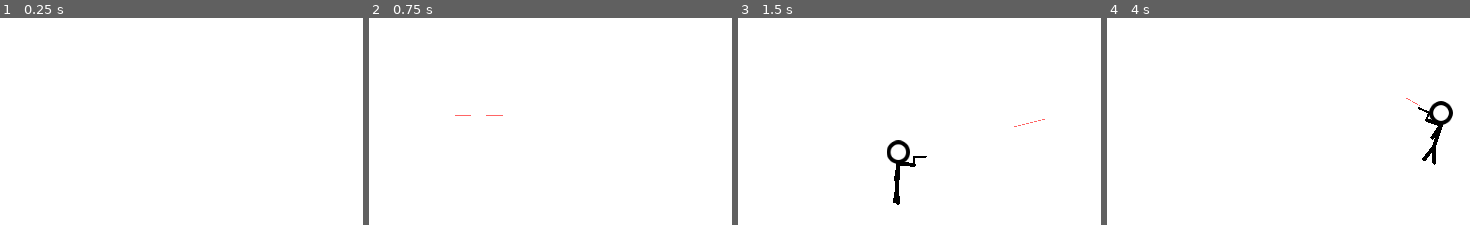
Above: before the commit, frames 1-4 (left to right).
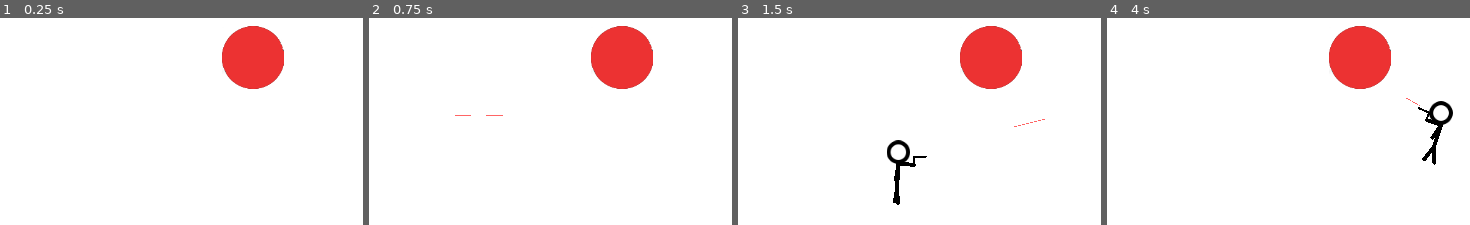
Above: after the commit, the same moments.

Repository: illogicalapple/stickmaniac
Game: Godot game, scene res://Root.tscn
The game is run twice, just before and just after one commit, with the same random seed, the same clock (stepped at 60 frames per second) and the same inputs.
Inputs:
- Up to frame 1 (0.25 s): no input
- Up to frame 2 (0.75 s): tap Enter at 0.5 s; hold Right (ui_right) from 0.53 s (still down); hold Space (pew_pew) from 0.53 s (still down)
- Up to frame 3 (1.5 s): release Right (ui_right) at 1.28 s; release Space (pew_pew) at 1.28 s; hold Down (ui_down) from 1.28 s (still down); tap Space (pew_pew) at 1.35 s
- Up to frame 4 (4 s): release Down (ui_down) at 2.03 s; hold Right (ui_right) 2.03-2.78 s; hold Space (pew_pew) 2.03-2.78 s; hold Up (ui_up) 2.78-3.53 s; tap Space (pew_pew) at 2.85 s; tap Enter at 3.5 s; hold Left (ui_left) from 3.53 s (still down); hold Space (pew_pew) from 3.53 s (still down)
The pictures show only the part of the screen within x 43-93%, y 21-71%; the shares and areas given below are measured in that part.

The runs differ from the first frame. In frame 1, 4.2% of the frame differs, in the area x 61-79%, y 3-35%; in frame 2, 4.2%; in frame 3, 4.2%; in frame 4, 4.2%.

Commit message:
some enemy stuff
just red circle that does nothing

Diff:
--- a/Root.tscn
+++ b/Root.tscn
@@ -1,9 +1,10 @@
-[gd_scene load_steps=5 format=2]
+[gd_scene load_steps=6 format=2]
 
 [ext_resource path="res://Root.gd" type="Script" id=1]
 [ext_resource path="res://stickmin/Stickmin.tscn" type="PackedScene" id=2]
 [ext_resource path="res://spawners/Spawners.tscn" type="PackedScene" id=3]
 [ext_resource path="res://GUI.tscn" type="PackedScene" id=4]
+[ext_resource path="res://enemy/Enemy.tscn" type="PackedScene" id=5]
 
 [node name="Root" type="Node"]
 script = ExtResource( 1 )
@@ -15,3 +16,6 @@
 [node name="Stickmin" parent="." instance=ExtResource( 2 )]
 
 [node name="Spawners" parent="." instance=ExtResource( 3 )]
+
+[node name="Enemy" parent="." instance=ExtResource( 5 )]
+position = Vector2( 822, 231 )
--- /dev/null
+++ b/enemy/Enemy.tscn
@@ -0,0 +1,15 @@
+[gd_scene load_steps=3 format=2]
+
+[ext_resource path="res://enemy/enemy.png" type="Texture" id=1]
+
+[sub_resource type="CircleShape2D" id=1]
+radius = 39.5601
+
+[node name="Enemy" type="KinematicBody2D"]
+
+[node name="Sprite" type="Sprite" parent="."]
+scale = Vector2( 0.8, 0.8 )
+texture = ExtResource( 1 )
+
+[node name="EnemyShape" type="CollisionShape2D" parent="."]
+shape = SubResource( 1 )
Binary file added: enemy/enemy.png
Not shown, added: enemy/enemy.png.import
